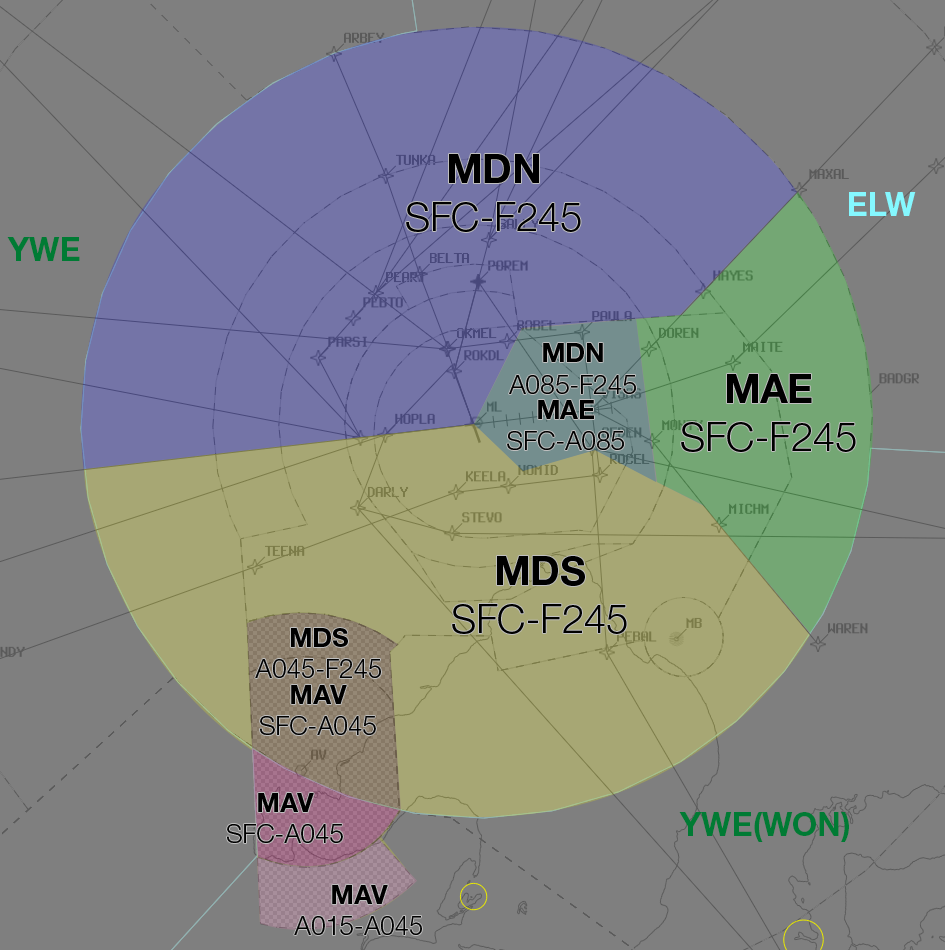
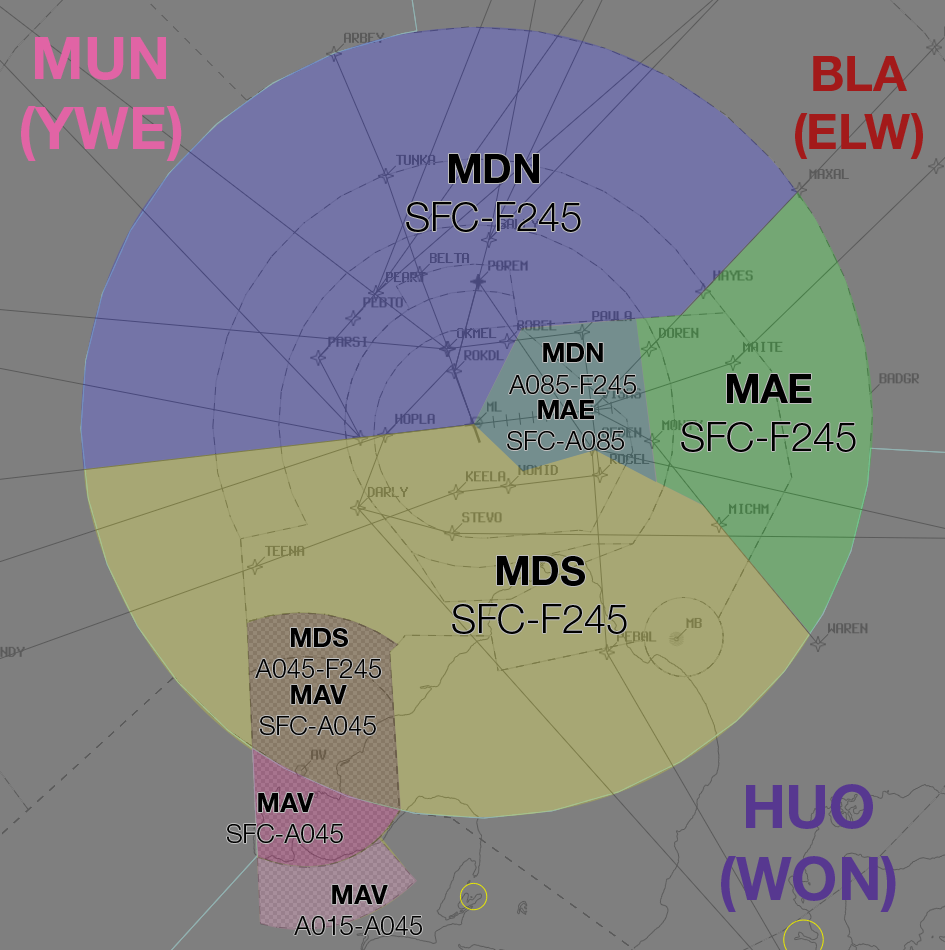
The second 945 x 950 image is a revision of the first. Changes to its layers:
added layer "BLA (ELW)" in group "Enroute" over [795, 56, 923, 159]
added layer "MUN (YWE)" in group "Enroute" over [21, 37, 182, 161]
renamed "YWE(WON)" to "HUO (WON)", painted on it over [679, 784, 896, 912]
removed layer "YWE" from group "Enroute" over [7, 237, 80, 261]
removed layer "ELW" from group "Enroute" over [849, 192, 916, 216]